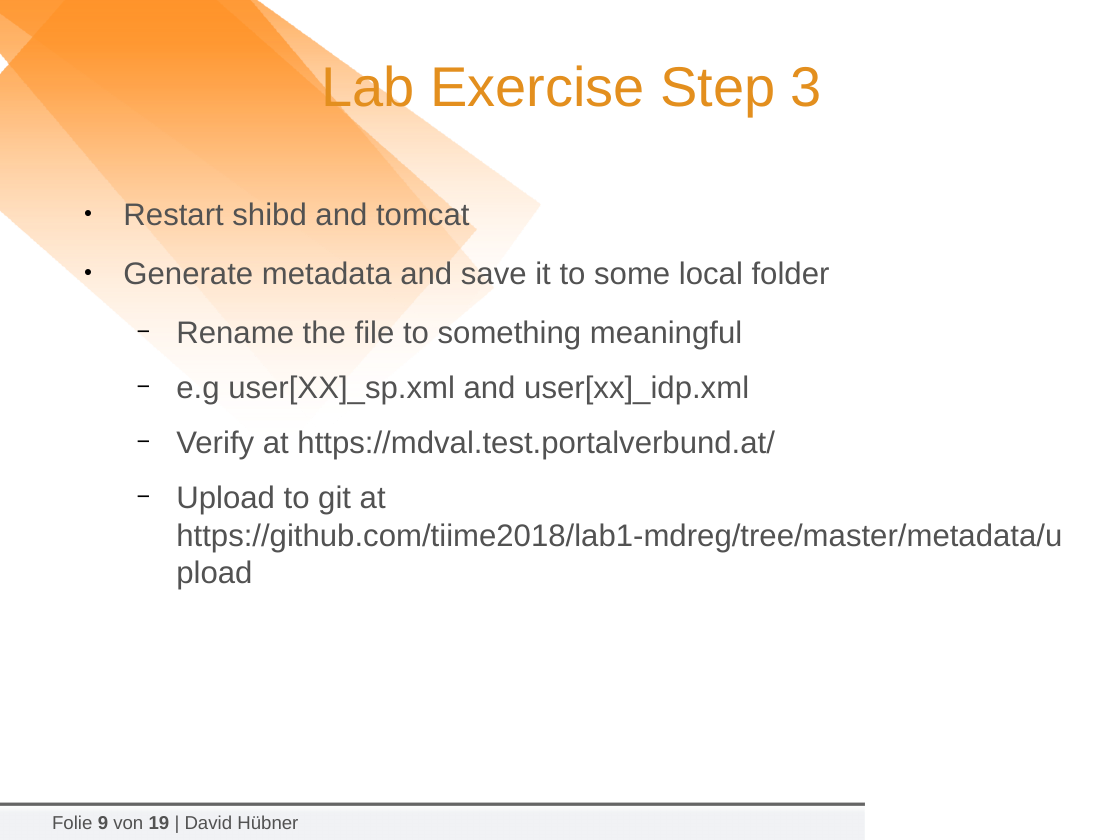
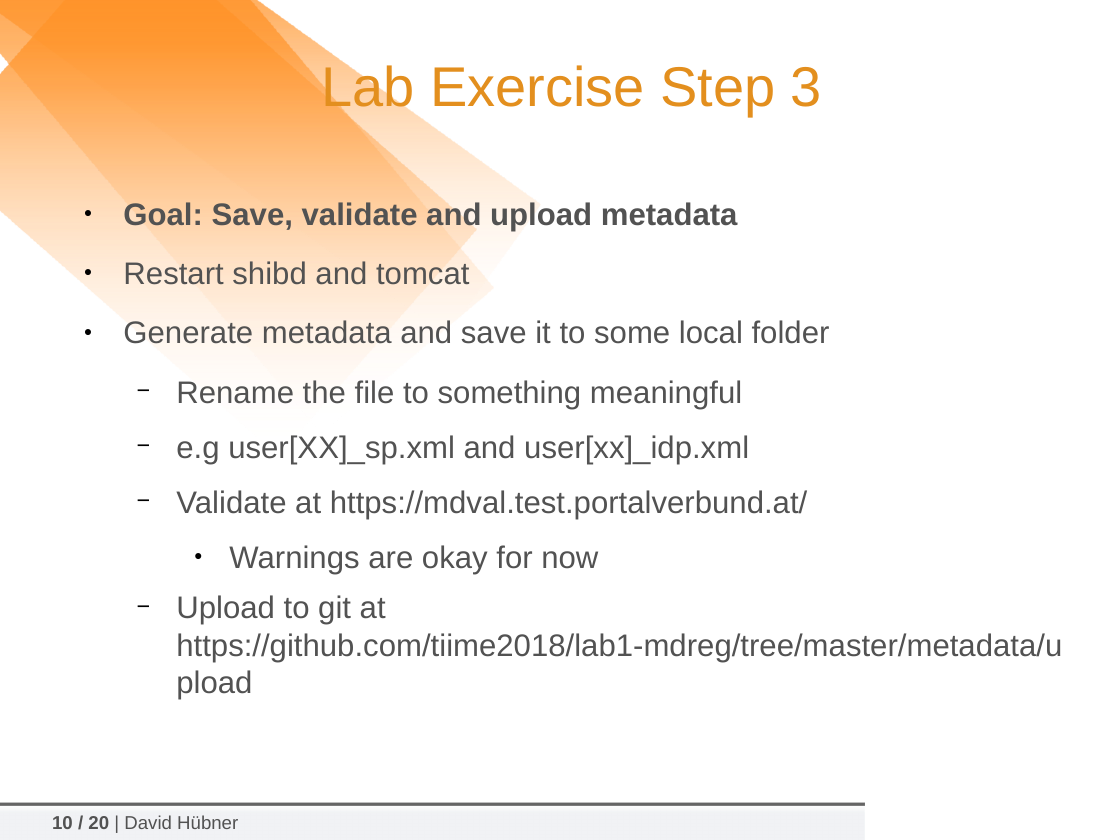
Before and after one commit to tiime2018/lab1, a slide deck: slide 10 of slides/2018-02-06_TIIME-Shibboleth-07-Hands-On.odp (slide 9 before the commit). Drawn at 1120x840 pixels with LibreOffice and Linux fonts; fonts in the diff are those of the drawing; background and template pictures are left out. Boxes give left, top, right and bottom in pixels: in the first picture for what was removed or moved away, otherwise in the second. Text is boxed around its words. In the diff, an @@ line names an element or a change of style, - is before the commit and + after.

```diff
--- a/slides/2018-02-06_TIIME-Shibboleth-07-Hands-On.odp
+++ b/slides/2018-02-06_TIIME-Shibboleth-07-Hands-On.odp
@@ text at [123,200,738,231]: paragraph added @@
+● Goal: Save, validate and upload metadata
@@ text at [176,490,808,574]: text changed @@
-  − Verify at https://mdval.test.portalverbund.at/
+  − Validate at https://mdval.test.portalverbund.at/
+    ● Warnings are okay for now
@@ text at [52,815,238,829]: text changed @@
-Folie 9 von 19 | David Hübner
+10 / 20 | David Hübner
```
Also in this commit, not shown: 15 other slides changed, 1 slide added, 1 other file.
